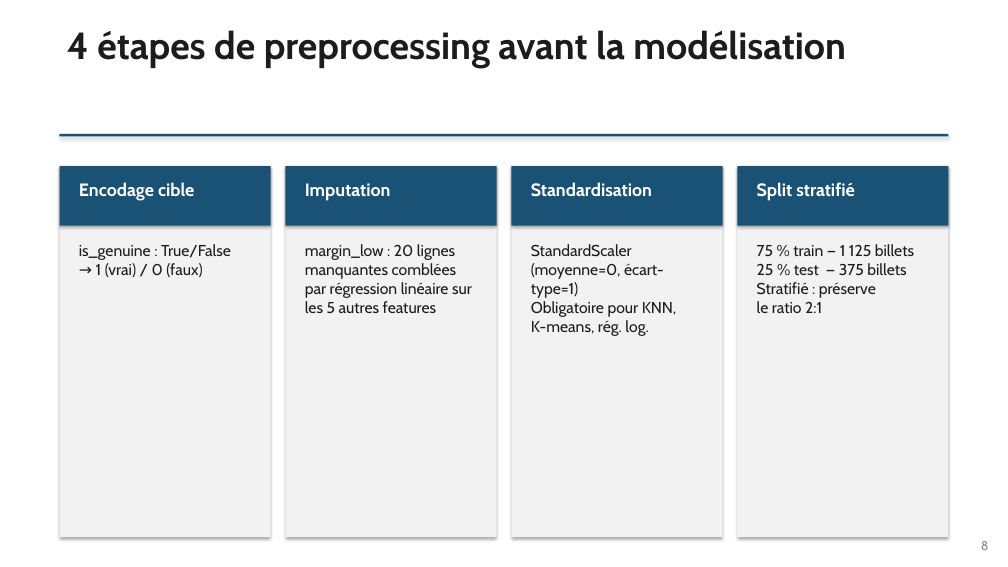
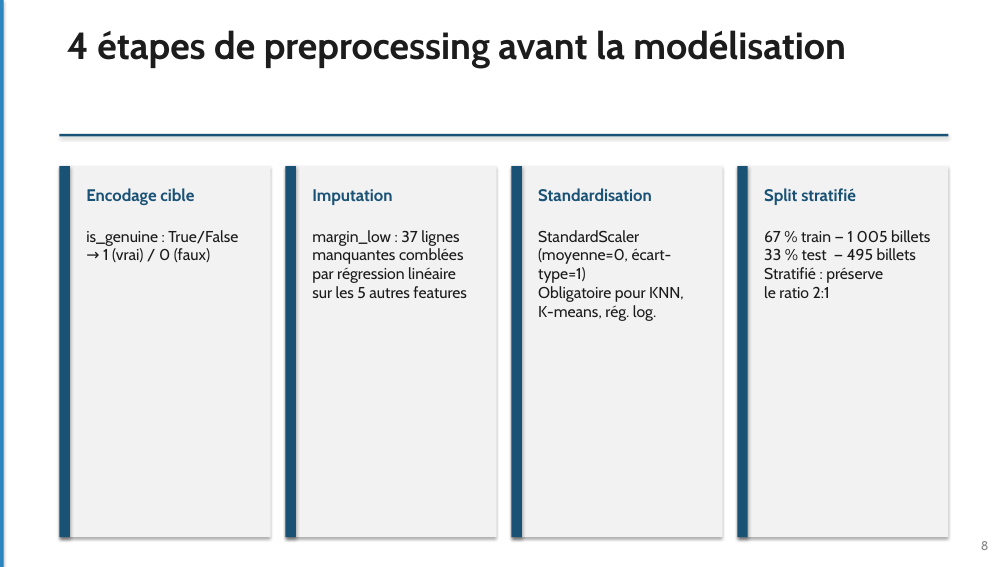
Before and after one commit to Elicesjo/PROJET-11-, a slide deck: slide 8 of Elices-Diez_Josy_3_Support_presentation_062026.pptx. Drawn at 1008x567 pixels with LibreOffice and Linux fonts; fonts in the diff are those of the drawing. Boxes give left, top, right and bottom in pixels: in the first picture for what was removed or moved away, otherwise in the second. Text is boxed around its words. In the diff, an @@ line names an element or a change of style, - is before the commit and + after.

Commit message:
Finalise projet détection de faux billets : notebook, script, présentation

```diff
--- a/Elices-Diez_Josy_3_Support_presentation_062026.pptx
+++ b/Elices-Diez_Josy_3_Support_presentation_062026.pptx
@@ rectangle added at box(0, 0, 4, 567), fill #2E86C1 @@
@@ rectangle removed at box(60, 166, 271, 226) @@
@@ rectangle added at box(60, 166, 70, 538), fill #1A5276 @@
@@ rectangle removed at box(286, 166, 497, 226) @@
@@ rectangle added at box(286, 166, 296, 538), fill #1A5276 @@
@@ rectangle removed at box(512, 166, 723, 226) @@
@@ rectangle added at box(512, 166, 523, 538), fill #1A5276 @@
@@ rectangle removed at box(737, 166, 948, 226) @@
@@ rectangle added at box(737, 166, 748, 538), fill #1A5276 @@
@@ text "Encodage cible": place and size @@
-text "Encodage cible" at box(79, 182, 194, 201)
+text "Encodage cible" at box(86, 188, 194, 205)
@@ size 17 to 16 pt, text colour #FFFFFF to #1A5276 in 4 elements at box(86, 188, 194, 205), box(538, 188, 652, 202), box(764, 188, 856, 205), box(312, 189, 392, 205) @@
@@ text "Imputation": place and size @@
-text "Imputation" at box(305, 183, 391, 201)
+text "Imputation" at box(312, 189, 392, 205)
@@ text "Standardisation": place and size @@
-text "Standardisation" at box(531, 182, 652, 197)
+text "Standardisation" at box(538, 188, 652, 202)
@@ text "Split stratifié": place and size @@
-text "Split stratifié" at box(757, 182, 854, 201)
+text "Split stratifié" at box(764, 188, 856, 205)
@@ text "is_genuine : True/False → 1 ...": place and size @@
-text "is_genuine : True/False → 1 ..." at box(79, 244, 231, 277)
+text "is_genuine : True/False → 1 ..." at box(86, 230, 238, 262)
@@ text at box(312, 230, 466, 298): text changed @@
-margin_low : 20 lignes manquantes comblées par régression linéaire sur les 5 autres features
+margin_low : 37 lignes manquantes comblées par régression linéaire sur les 5 autres features
@@ text "StandardScaler (moyenne=0, écart-type=1) Obligatoire pour ...": place and size @@
-text "StandardScaler (moyenne=0, écart-type=1) Obligatoire pour ..." at box(531, 244, 677, 336)
+text "StandardScaler (moyenne=0, écart-type=1) Obligatoire pour ..." at box(538, 230, 684, 321)
@@ text at box(764, 230, 930, 298): text changed @@
-75 % train — 1 125 billets
-25 % test — 375 billets
-Stratifié : préserve
-le ratio 2:1
+67 % train — 1 005 billets
+33 % test — 495 billets
+Stratifié : préserve
+le ratio 2:1
```
Also in this commit, not shown: 12 other slides changed, 4 slides added, 2 slides removed, 18 other files.
